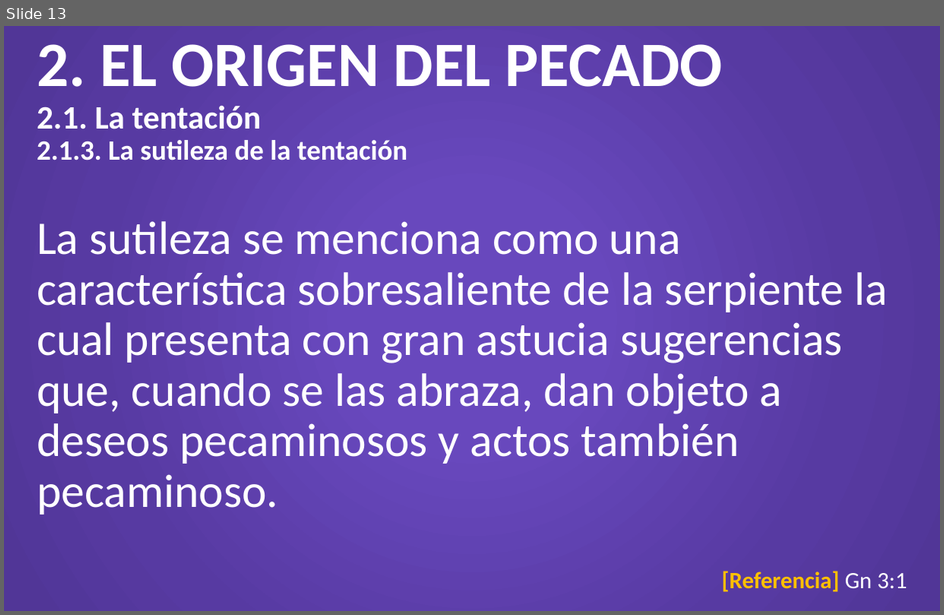
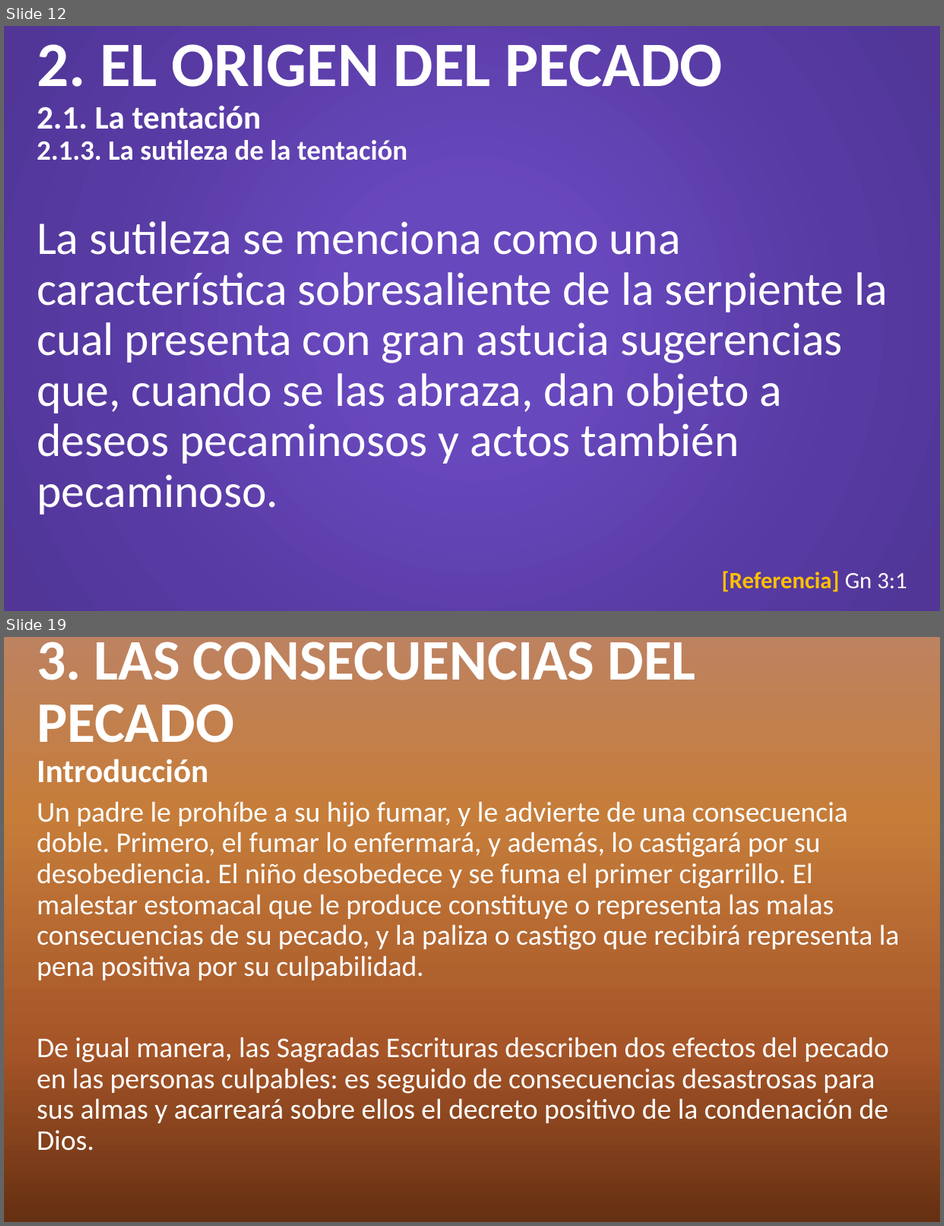
Before and after one commit to CreyTuning/documents, a slide deck: slideshow/Teologia Sistematica y Biblica - Myer Pearlman/Clases/7. Pecado.pptx. Shown one above the other, each under a label of ours: slide 13 before the commit, slides 12 and 19 after it; the slides between them are not shown. The pictures are 944x615 and 944x1226 pixels, drawn with LibreOffice and Linux fonts; fonts in the diff are those of the drawing. Boxes give left, top, right and bottom in pixels: in the first picture for what was removed or moved away, otherwise in the second. Text is boxed around its words. In the diff, an @@ line names an element or a change of style, - is before the commit and + after.

Commit message:
El pecado

```diff
--- a/slideshow/Teologia Sistematica y Biblica - Myer Pearlman/Clases/7. Pecado.pptx
+++ b/slideshow/Teologia Sistematica y Biblica - Myer Pearlman/Clases/7. Pecado.pptx
@@ slide 19 added at [4,637,940,1222], background gradient #BD8260 to #C67D3A to #A65528 to #663012 @@
@@ title added at [37,642,696,783], 44.1 pt, text #FFFFFF, bold @@
+3. LAS CONSECUENCIAS DEL PECADO
+Introducción
@@ text added at [37,802,900,1151], 22 pt, text #FFFFFF @@
+Un padre le prohíbe a su hijo fumar, y le advierte de una consecuencia doble. Primero, el fumar lo enfermará, y además, lo castigará por su desobediencia. El niño desobedece y se fuma el primer cigarrillo. El malestar estomacal que le produce constituye o representa las malas consecuencias de su pecado, y la paliza o castigo que recibirá representa la pena positiva por su culpabilidad.
+De igual manera, las Sagradas Escrituras describen dos efectos del pecado en las personas culpables: es seguido de consecuencias desastrosas para sus almas y acarreará sobre ellos el decreto positivo de la condenación de Dios.
@@ what was slide 13 is now slide 12 @@
```
Also in this commit, not shown: 1 slide changed, 8 other slides added, 1 slide removed, 1 other file.
